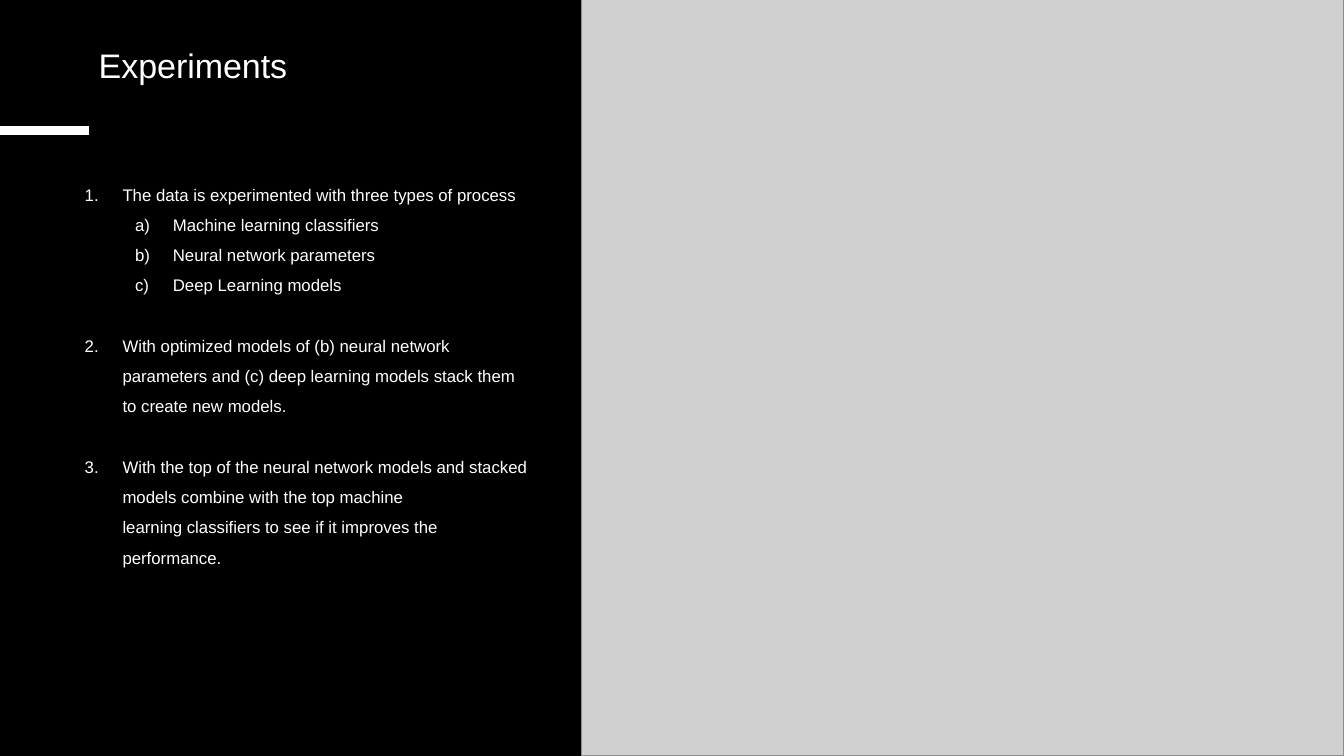
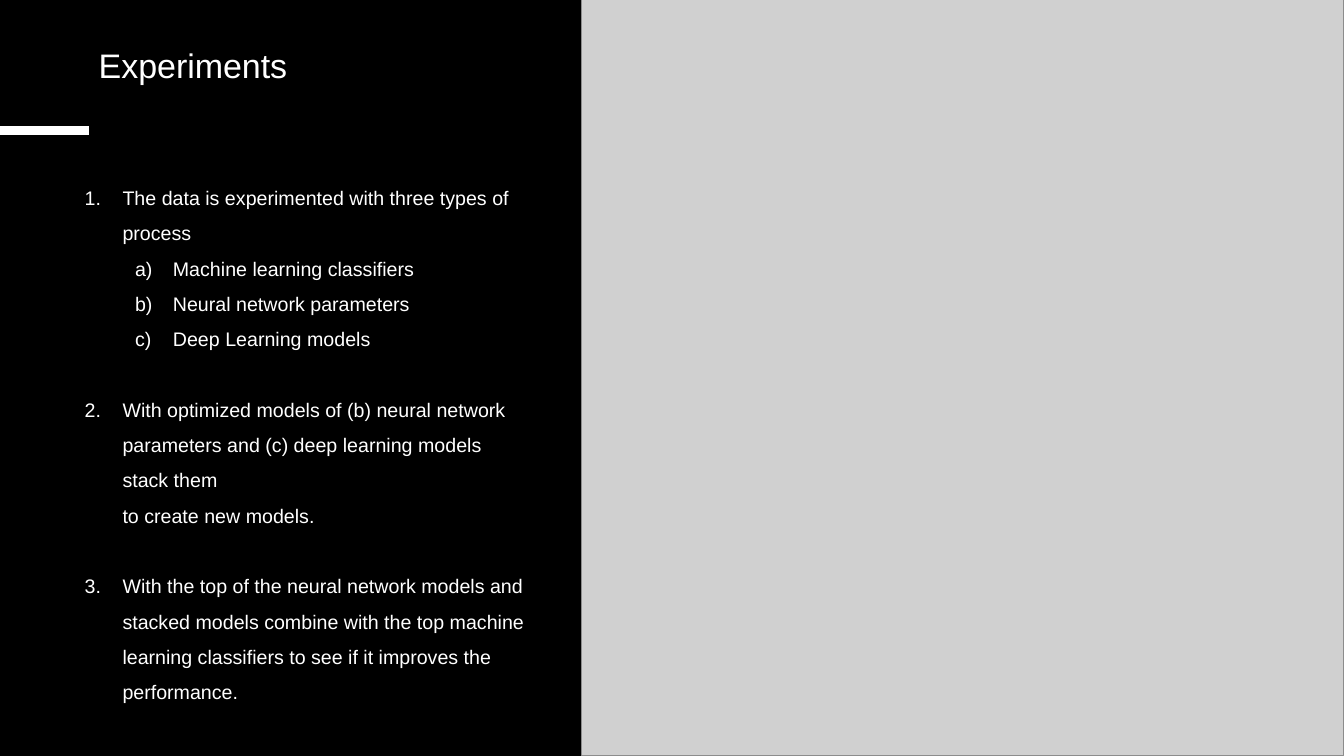
Before and after one commit to mmsuncarol/mids207-proejct, a slide deck: slide 6 of Snowflakes-Final.pptx (slide 7 before the commit). Drawn at 1344x756 pixels with LibreOffice and Linux fonts; fonts in the diff are those of the drawing; grey boxes stand for pictures; background and template pictures are left out; a plain dark background stands for a picture behind light text. Boxes give left, top, right and bottom in pixels: in the first picture for what was removed or moved away, otherwise in the second. Text is boxed around its words. In the diff, an @@ line names an element or a change of style, - is before the commit and + after.

```diff
--- a/Snowflakes-Final.pptx
+++ b/Snowflakes-Final.pptx
@@ text "The data is experimented with ..." at [123,190,524,703]: size 12 to 14 pt @@
```
Also in this commit, not shown: 1 slide removed.
